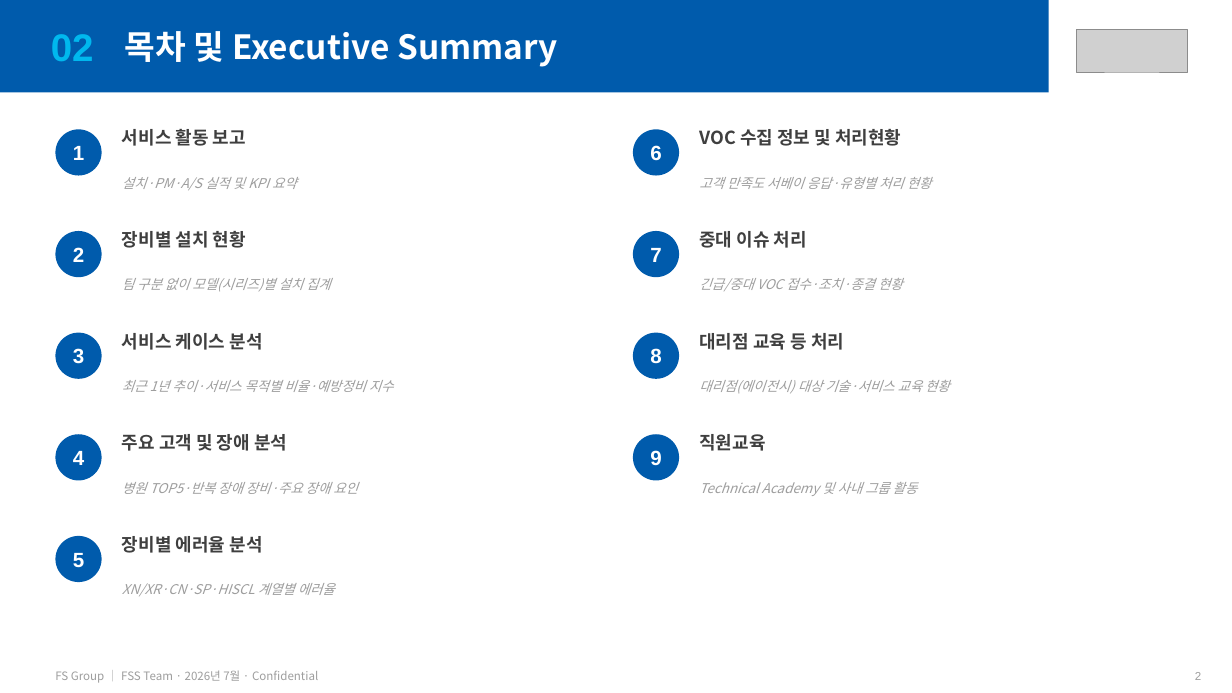
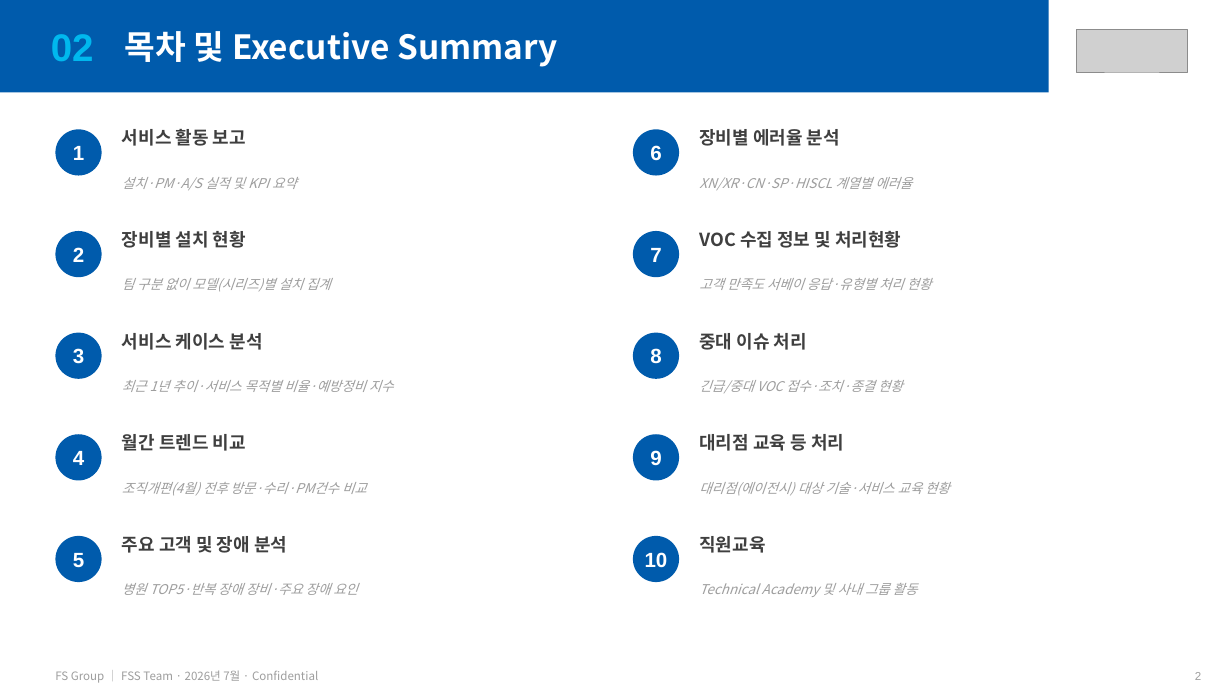
Before and after one commit to balhm12/Sysmex-schedule, a slide deck: slide 2 of reports/FSG_월간서비스보고_202607/FSG_월간서비스보고_202607.pptx. Drawn at 1232x693 pixels with LibreOffice and Linux fonts; fonts in the diff are those of the drawing; grey boxes stand for pictures. Boxes give left, top, right and bottom in pixels: in the first picture for what was removed or moved away, otherwise in the second. Text is boxed around its words. In the diff, an @@ line names an element or a change of style, - is before the commit and + after.

```diff
--- a/reports/FSG_월간서비스보고_202607/FSG_월간서비스보고_202607.pptx
+++ b/reports/FSG_월간서비스보고_202607/FSG_월간서비스보고_202607.pptx
@@ text added at box(699, 129, 840, 146), 14 pt, text #3F3F3F, bold @@
+장비별 에러율 분석
@@ text "XN/XR·CN·SP·HISCL 계열별 에러율": place and size @@
-text "XN/XR·CN·SP·HISCL 계열별 에러율" at box(122, 583, 335, 596)
+text "XN/XR·CN·SP·HISCL 계열별 에러율" at box(699, 177, 912, 190)
@@ text removed at box(699, 231, 807, 248) @@
-중대 이슈 처리
@@ text at box(699, 333, 807, 350): text changed @@
-대리점 교육 등 처리
+중대 이슈 처리
@@ text at box(122, 434, 246, 451): text changed @@
-주요 고객 및 장애 분석
+월간 트렌드 비교
@@ text at box(699, 434, 844, 451): text changed @@
-직원교육
+대리점 교육 등 처리
@@ 6 texts: place and size @@
-6 texts at box(122, 129, 950, 496)
+6 texts at box(122, 231, 950, 597)
@@ text added at box(122, 482, 367, 495), 10.5 pt, text #9E9E9E, italic @@
+조직개편(4월) 전후 방문·수리·PM건수 비교
@@ text at box(122, 536, 287, 553): text changed @@
-장비별 에러율 분석
+주요 고객 및 장애 분석
@@ ellipse added at box(633, 536, 679, 582), fill #005BAC @@
@@ text added at box(699, 536, 765, 553), 14 pt, text #3F3F3F, bold @@
+직원교육
@@ text added at box(645, 552, 668, 568), 16 pt, text #FFFFFF, bold @@
+10
```
Also in this commit, not shown: 8 other slides changed, 1 slide added, 1 other file.
